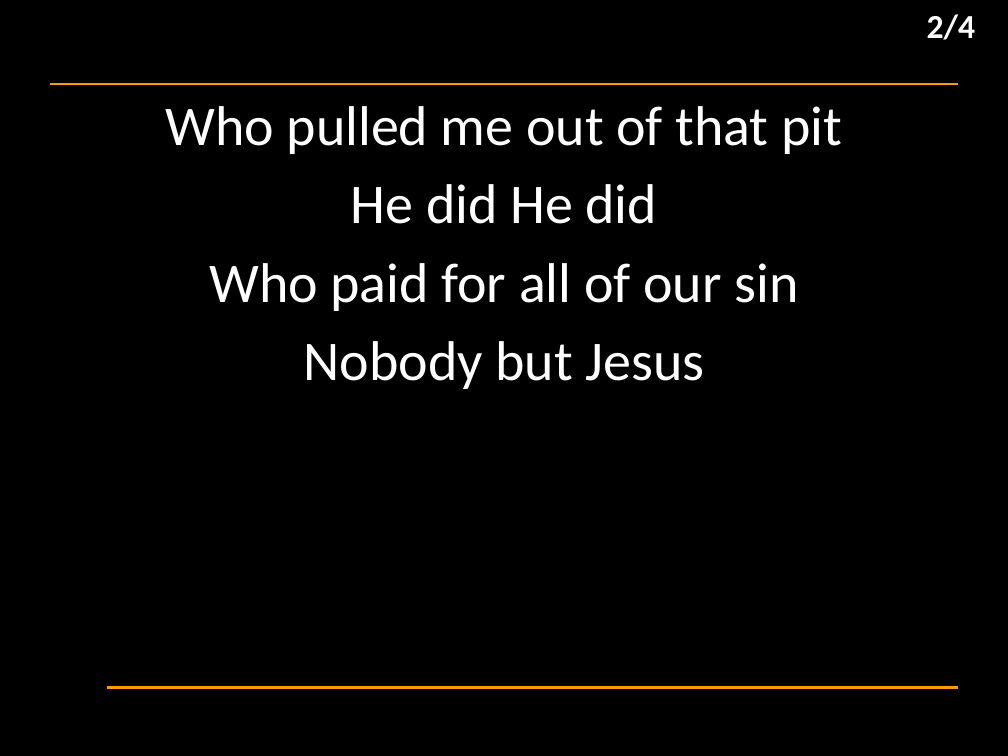
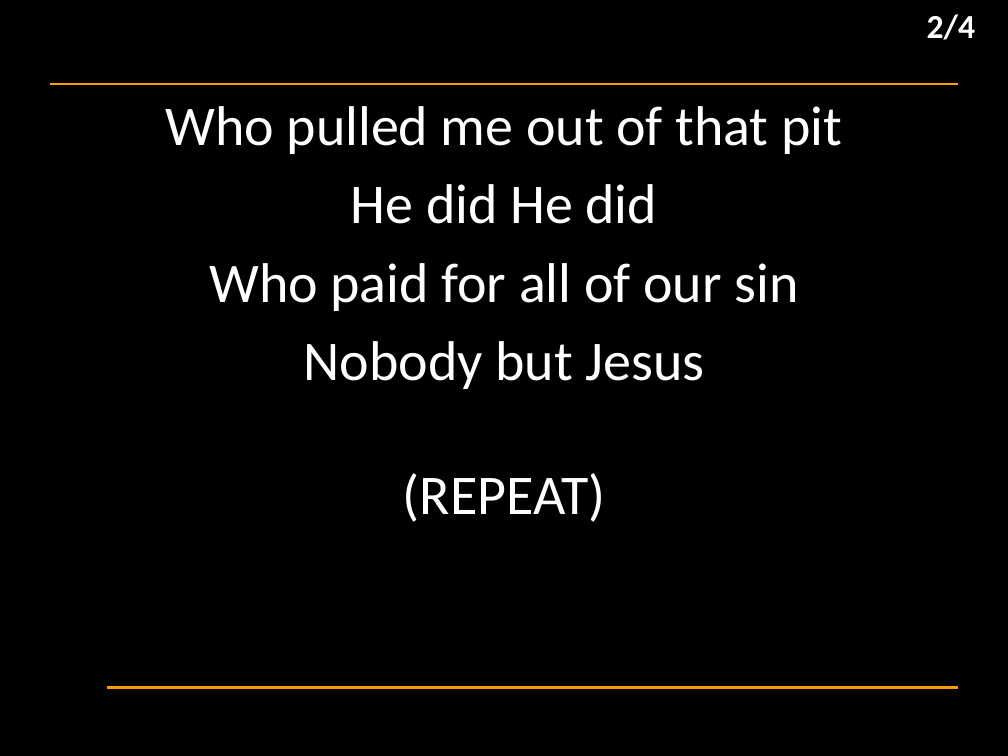
Before and after one commit to hoo-are-ya/worship, a slide deck: slide 13 of docs/songs_2024-11-24.pptx. Drawn at 1008x756 pixels with LibreOffice and Linux fonts; fonts in the diff are those of the drawing; background and template pictures are left out. Boxes give left, top, right and bottom in pixels: in the first picture for what was removed or moved away, otherwise in the second. Text is boxed around its words. In the diff, an @@ line names an element or a change of style, - is before the commit and + after.

```diff
--- a/docs/songs_2024-11-24.pptx
+++ b/docs/songs_2024-11-24.pptx
@@ subtitle at [304,341,705,522]: text changed @@
-Nobody but Jesus
+Nobody but Jesus
+(REPEAT)
```
Also in this commit, not shown: 5 other slides changed, 4 slides added, 4 slides removed, 1 other file.
